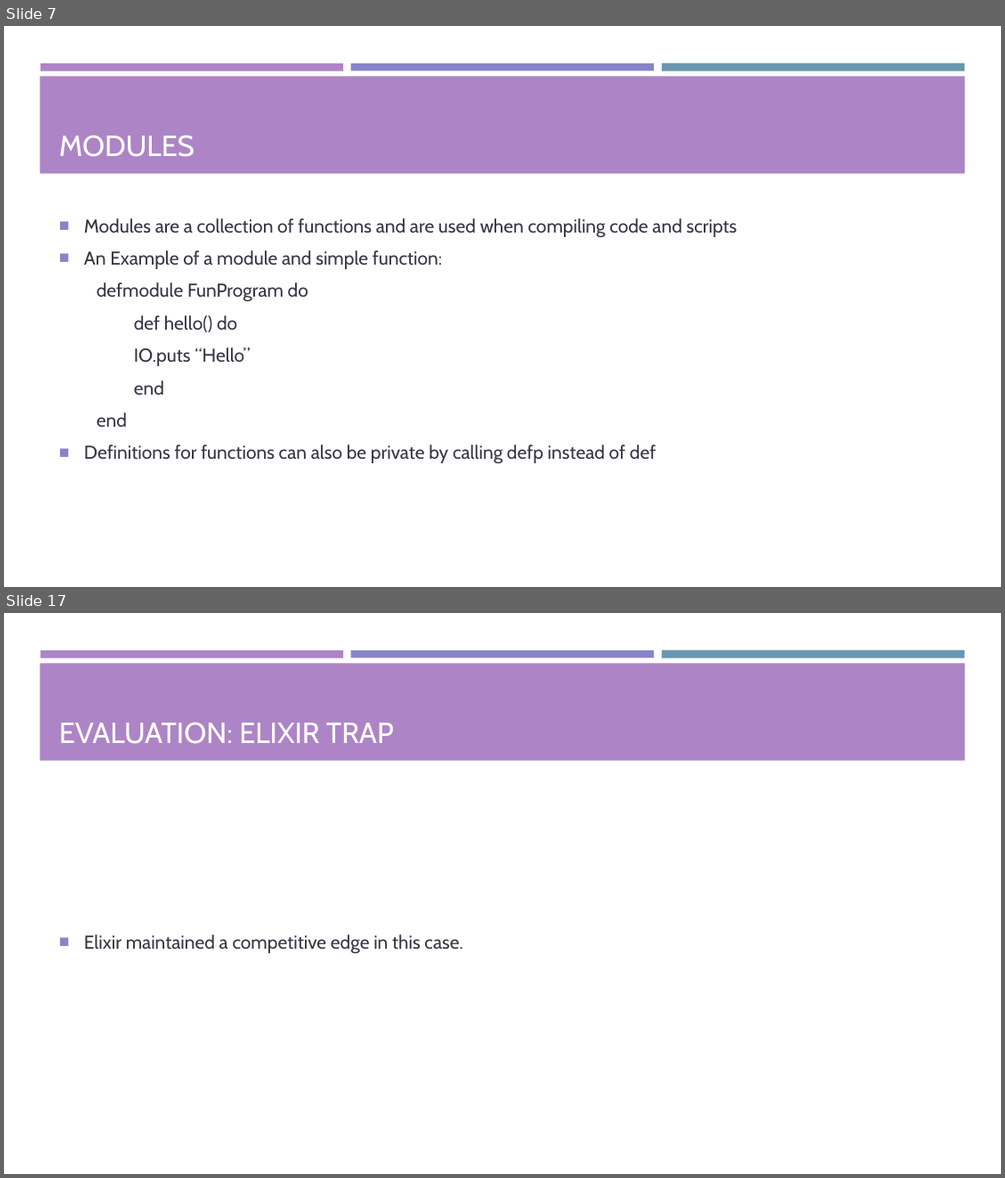
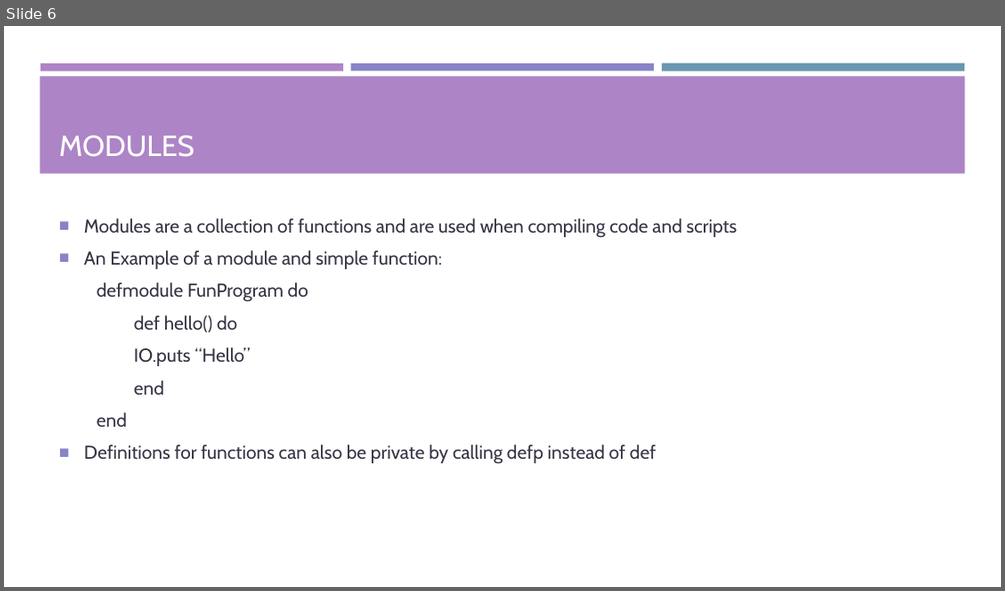
Before and after one commit to Tyl13/CS1645-Project, a slide deck: Presentation.pptx. Shown one above the other, each under a label of ours: slides 7 and 17 before the commit, slide 6 after it; the slides between them are not shown. The pictures are 1005x1178 and 1005x591 pixels, drawn with LibreOffice and Linux fonts; fonts in the diff are those of the drawing. Boxes give left, top, right and bottom in pixels: in the first picture for what was removed or moved away, otherwise in the second. Text is boxed around its words. In the diff, an @@ line names an element or a change of style, - is before the commit and + after.

```diff
--- a/Presentation.pptx
+++ b/Presentation.pptx
@@ slide 17 removed at [4,613,1001,1174], background #FFFFFF; not listed: 4 template elements that a slide beside it also shows @@
@@ title removed at [59,722,394,744] @@
-EVALUATION: ELIXIR TRAP
@@ text removed at [84,934,462,954] @@
-■ Elixir maintained a competitive edge in this case.
@@ what was slide 7 is now slide 6 @@
```
Also in this commit, not shown: 2 slides changed, 1 slide added, 11 other slides removed.
